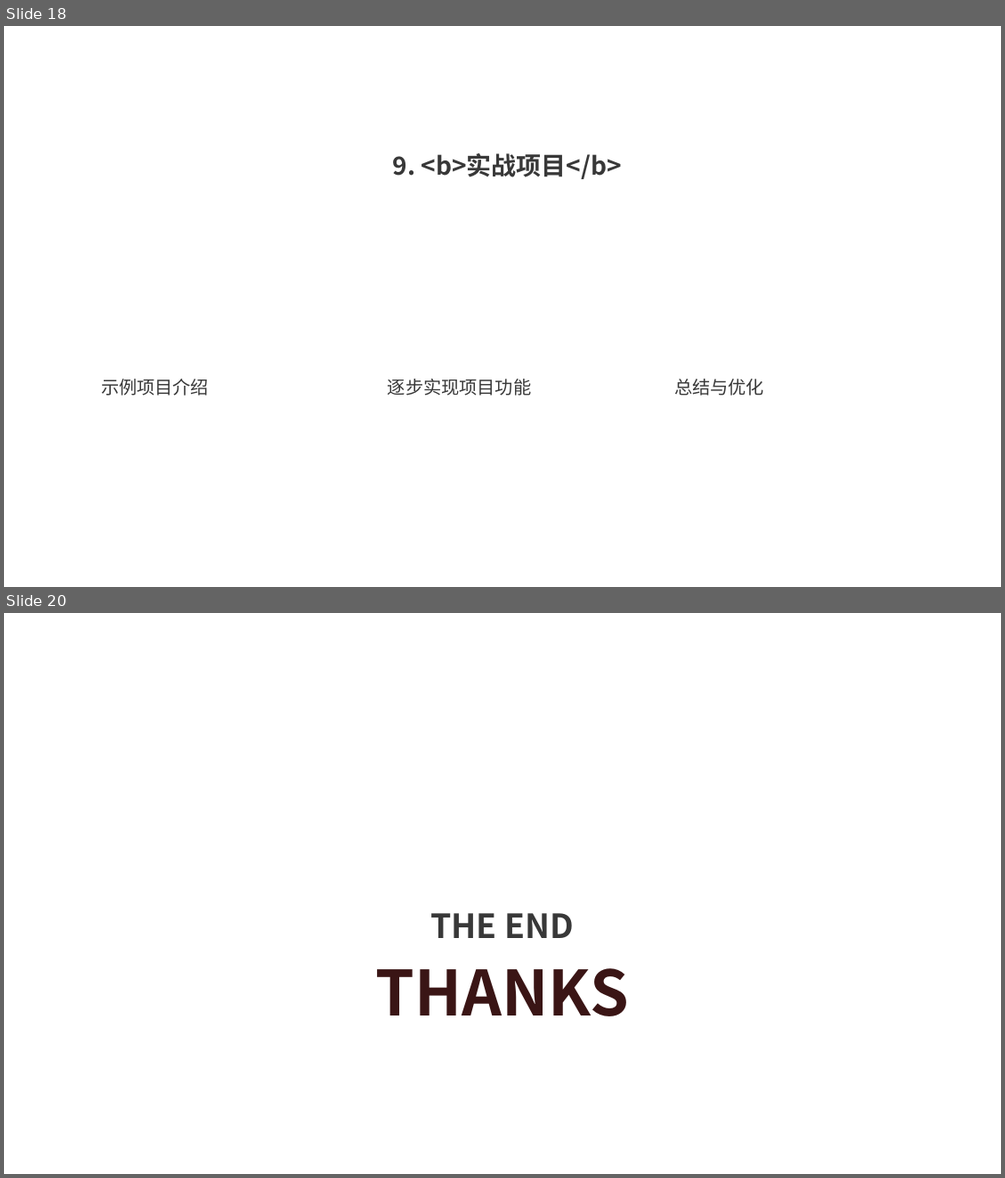
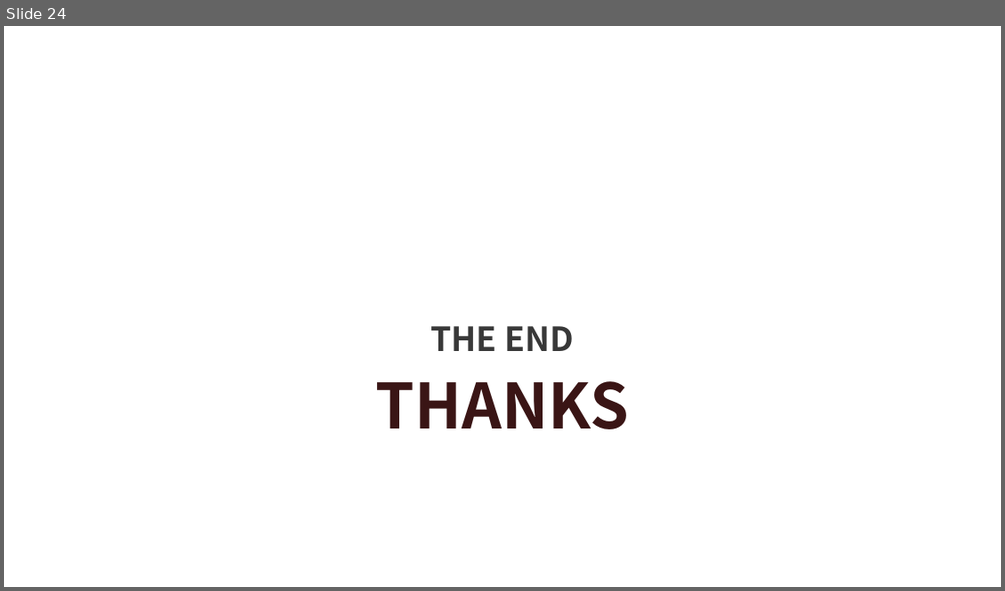
Before and after one commit to xws117/Bilibili-tutorial, a slide deck: MPI.pptx. Shown one above the other, each under a label of ours: slides 18 and 20 before the commit, slide 24 after it; the slides between them are not shown. The pictures are 1005x1178 and 1005x591 pixels, drawn with LibreOffice and Linux fonts; fonts in the diff are those of the drawing; background and template pictures are left out. Boxes give left, top, right and bottom in pixels: in the first picture for what was removed or moved away, otherwise in the second. Text is boxed around its words. In the diff, an @@ line names an element or a change of style, - is before the commit and + after.

```diff
--- a/MPI.pptx
+++ b/MPI.pptx
@@ slide 18 removed at box(4, 26, 1001, 587), background picture (left out) @@
@@ text removed at box(393, 153, 622, 179) @@
-9. <b>实战项目</b>
@@ text removed at box(101, 378, 209, 395) @@
-示例项目介绍
@@ text removed at box(388, 378, 531, 395) @@
-逐步实现项目功能
@@ text removed at box(674, 378, 764, 395) @@
-总结与优化
@@ what was slide 20 is now slide 24 @@
```
Also in this commit, not shown: 4 slides changed, 11 slides added, 6 other slides removed.
